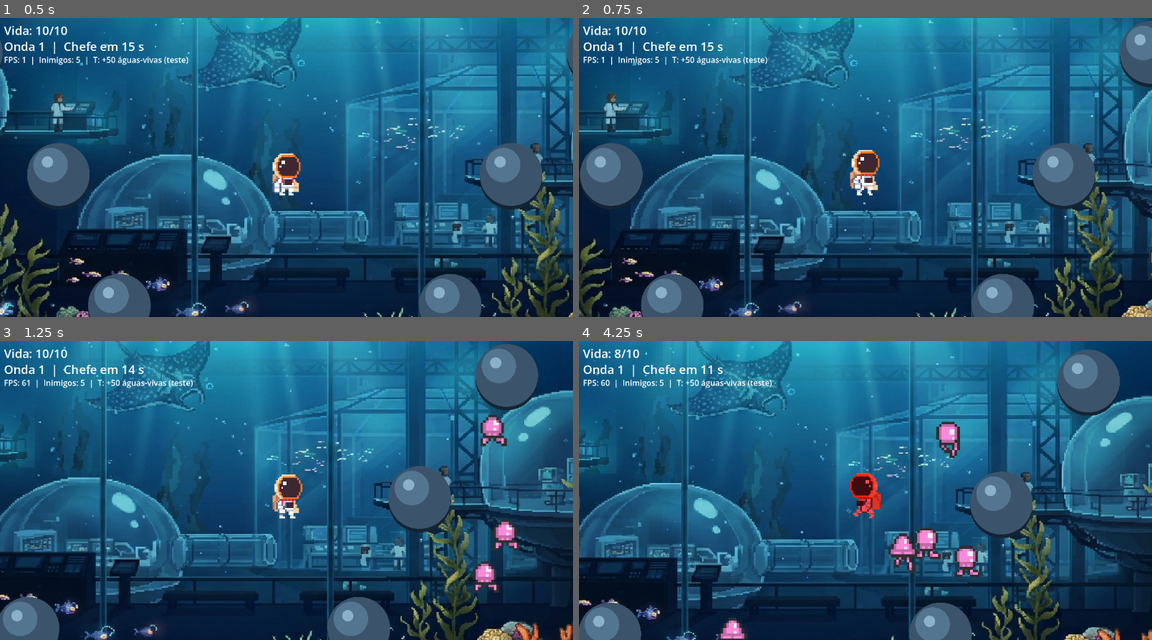
Above: before the commit, frames 1-4 (two rows, left to right).
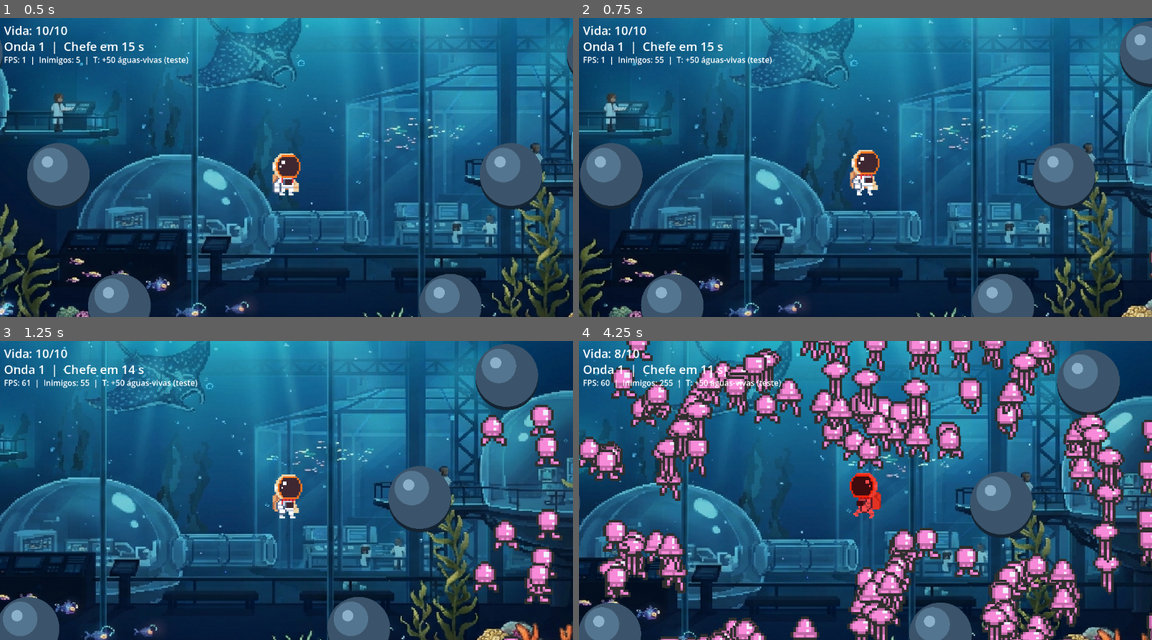
Above: after the commit, the same moments.

Repository: Bianca-diass/802.516-Bianca-Dias-Gonzaga
Game: Godot game, scene res://scenes/agua.tscn
Two runs of this game, one before a commit and one after it. Both use one fixed random seed, a clock stepped at 60 frames per second and the inputs below. The project has no main scene, so this scene is started directly.
Inputs:
- Up to frame 1 (0.5 s): no input
- Up to frame 2 (0.75 s): tap Enter (ui_accept) at 0.5 s; hold Right (right) from 0.53 s (still down); tap T at 0.6 s
- Up to frame 3 (1.25 s): keep holding Right (right); tap Enter (ui_accept) at 0.77 s
- Up to frame 4 (4.25 s): release Right (right) at 1.28 s; hold Down (down) 1.28-2.03 s; tap T every 0.75 s from 1.35 to 3.6 s; tap Enter (ui_accept) at 1.52, 3.02, 3.77 s; hold Right (right) 2.03-2.78 s; hold Up (up) 2.78-3.53 s; hold Left (left) from 3.53 s (still down)

Frame 1 is identical in both runs. In frame 2, 0.3% of the frame differs, in the area x 14-34%, y 12-16%; in frame 3, 2.1%; in frame 4, 28%, in the area x 0-100%, y 0-100%.

Commit message:
aula-12: jogo exportado para web

Diff:
--- a/entities/jogador.tscn
+++ b/entities/jogador.tscn
@@ -138,6 +138,7 @@
 motion_mode = 1
 script = ExtResource("1_m0gj8")
 velocidade = 75.0
+vida_max = 999
 
 [node name="AnimatedSprite2D" type="AnimatedSprite2D" parent="." unique_id=1102028035]
 z_index = 1
--- a/scripts/ondas.gd
+++ b/scripts/ondas.gd
@@ -37,8 +37,8 @@
 	_criar_obstaculos()
 
 func _unhandled_input(event: InputEvent) -> void:
-	# Teste de desempenho: F2 cria 50 águas-vivas de uma vez
-	if event is InputEventKey and event.pressed and not event.echo and event.keycode == KEY_F2:
+	# Teste de desempenho: T cria 50 águas-vivas de uma vez
+	if event is InputEventKey and event.pressed and not event.echo and event.keycode == KEY_T:
 		for i in 50:
 			var j = AGUA_VIVA.instantiate()
 			get_parent().add_child(j)
Binary file added: docs/index.apple-touch-icon.png
Binary file added: docs/index.icon.png
Binary file added: docs/index.png
Not shown, added: export_presets.cfg
Not shown, added: docs/index.audio.position.worklet.js
Not shown, added: docs/index.audio.worklet.js
Not shown, added: docs/index.html
Not shown, added: docs/index.js
Not shown, added: docs/index.pck
Not shown, added: docs/index.wasm
